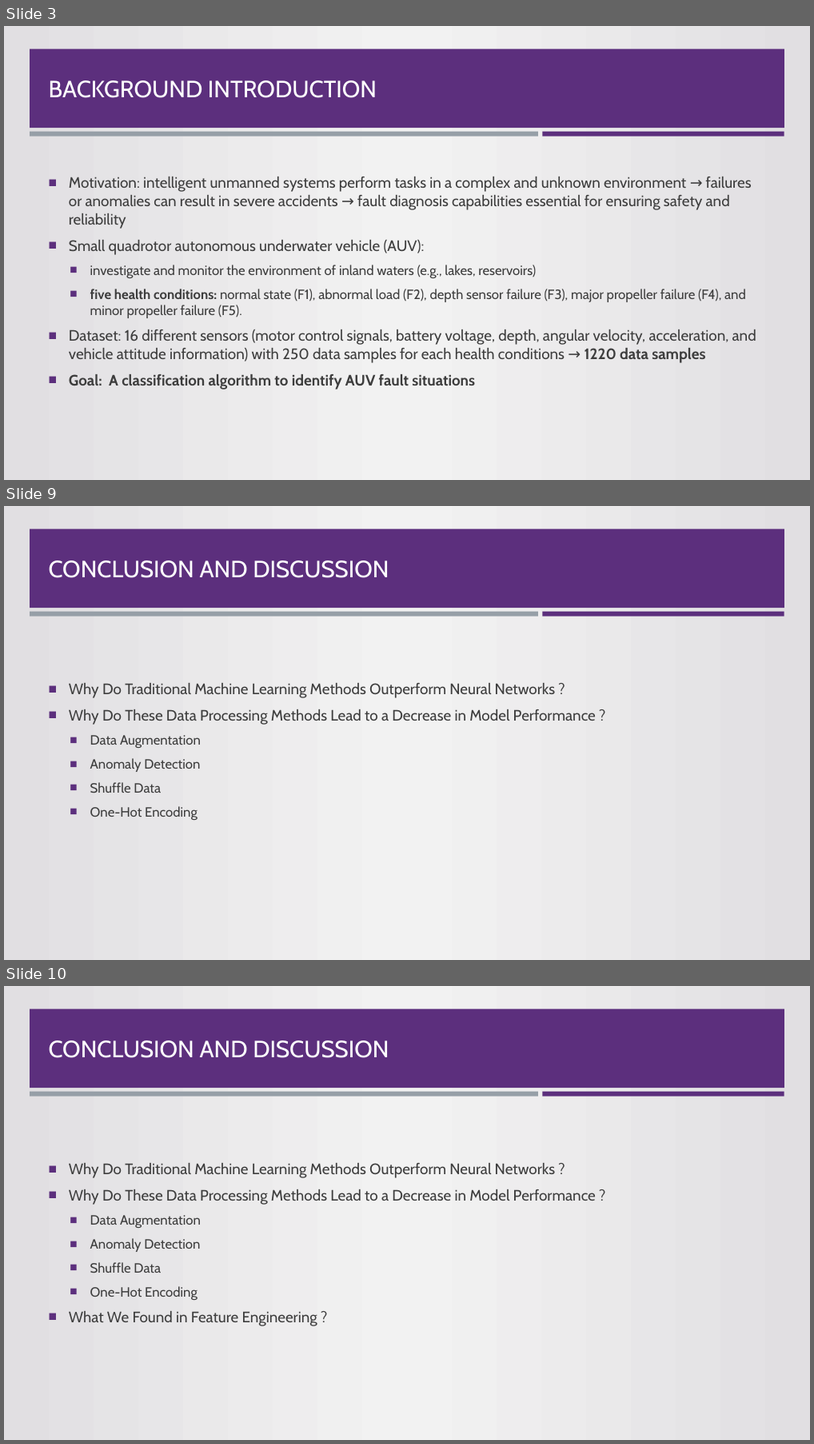
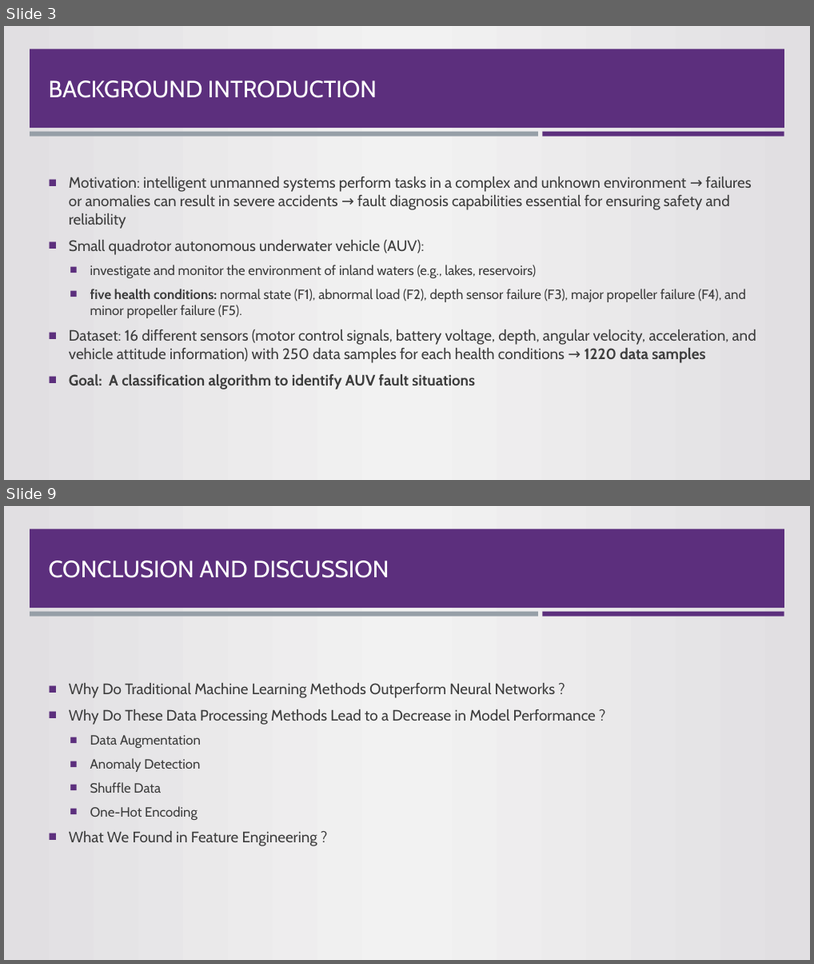
Before and after one commit to sunyrain/MLTask, a slide deck: Presentation.pptx. Shown one above the other, each under a label of ours: slides 3, 9 and 10 before the commit, slides 3 and 9 after it; the slides between them are not shown. The pictures are 814x1444 and 814x964 pixels, drawn with LibreOffice and Linux fonts; fonts in the diff are those of the drawing; background and template pictures are left out. Boxes give left, top, right and bottom in pixels: in the first picture for what was removed or moved away, otherwise in the second. Text is boxed around its words. In the diff, an @@ line names an element or a change of style, - is before the commit and + after.

```diff
--- a/Presentation.pptx
+++ b/Presentation.pptx
@@ slide 9 removed at [4, 506, 810, 960], background gradient #E1DFE2 to #F2F2F2; not listed: 3 template elements that a slide beside it also shows @@
@@ title removed at [49, 560, 389, 578] @@
-CONCLUSION AND DISCUSSION
@@ text removed at [69, 683, 596, 820] @@
-■ Why Do Traditional Machine Learning Methods Outperform Neural Networks ?
-■ Why Do These Data Processing Methods Lead to a Decrease in Model Performance ?
-  ■ Data Augmentation
-  ■ Anomaly Detection
-  ■ Shuffle Data
-  ■ One-Hot Encoding
@@ what was slide 10 is now slide 9 @@
```
Also in this commit, not shown: 3 slides changed, 1 slide added, 6 other slides removed.
